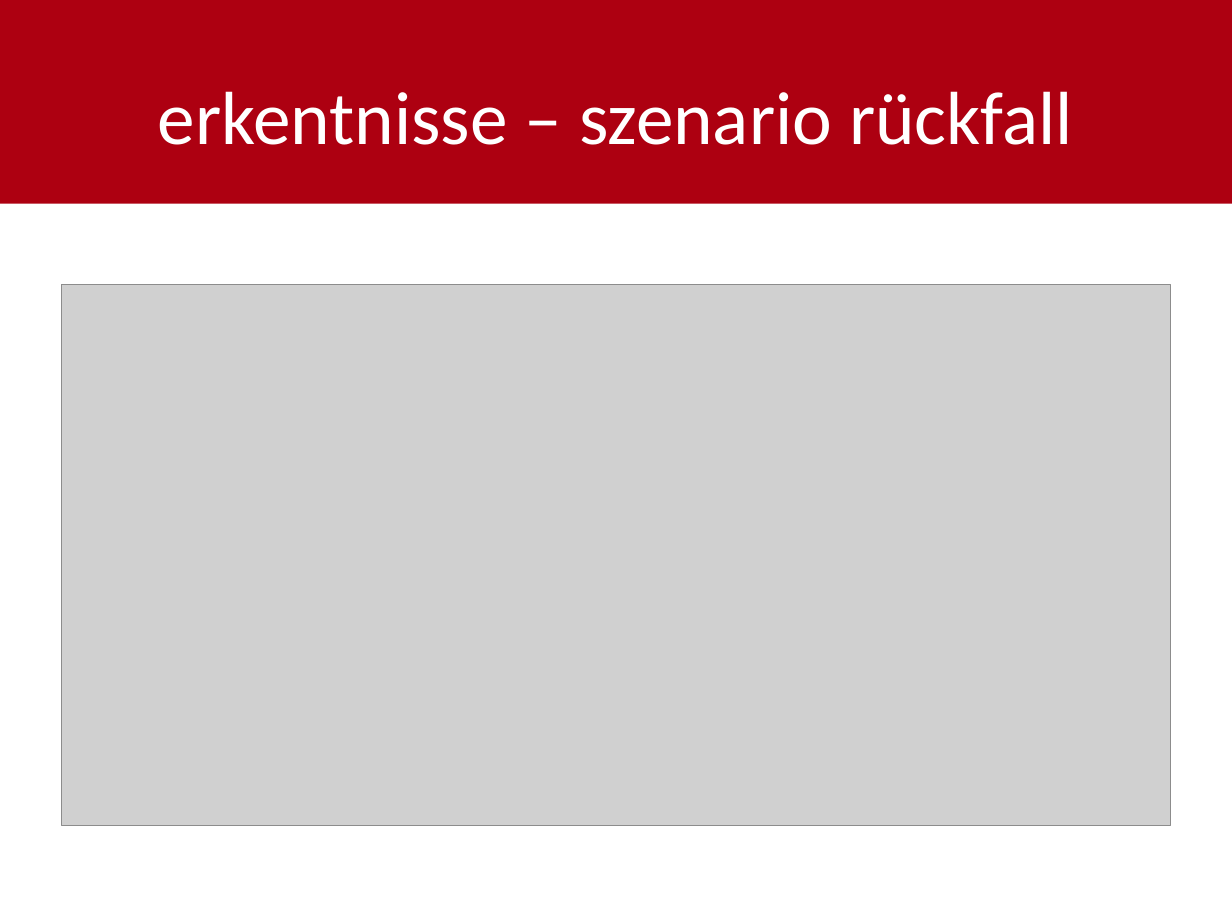
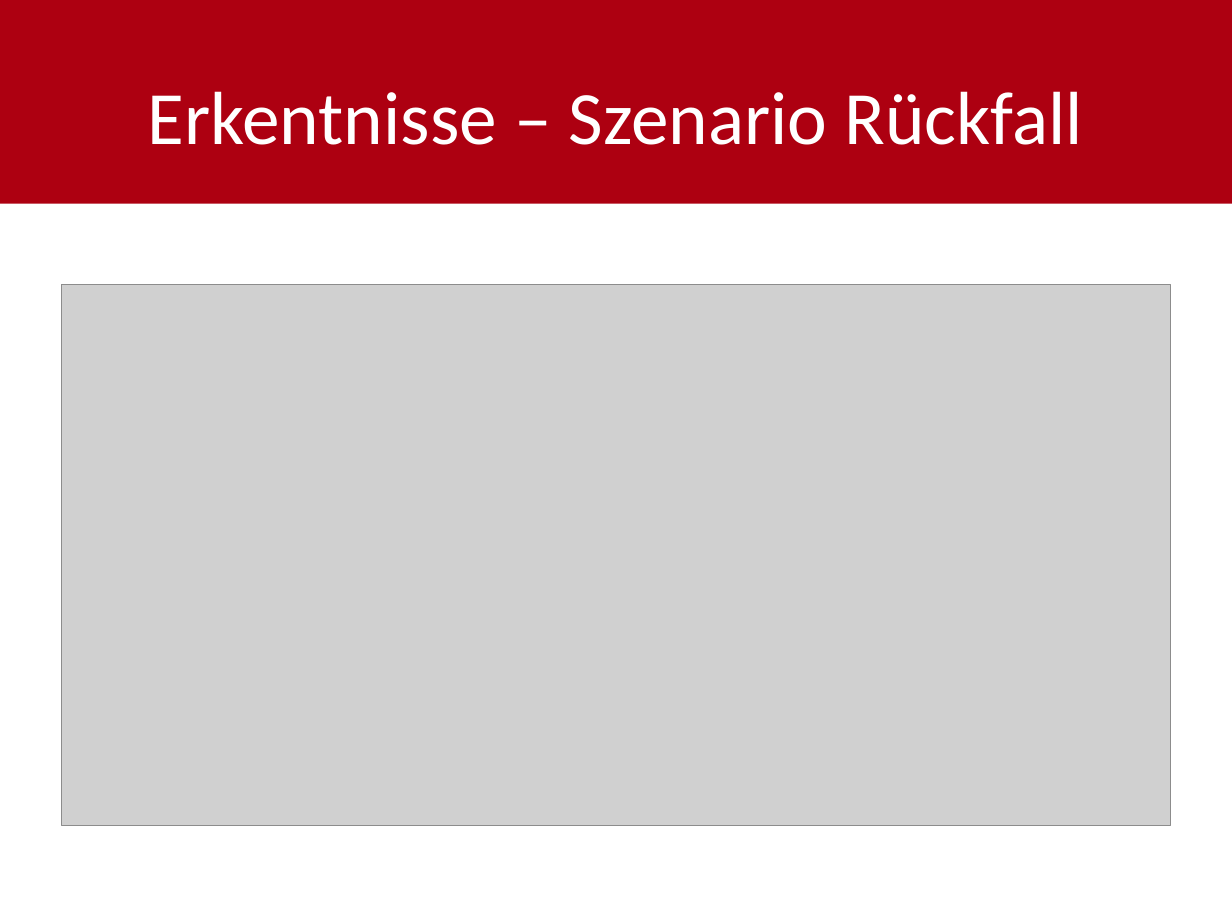
Before and after one commit to shylux/ch.bfh.bti7081.s2015.rot, a slide deck: slide 7 of doc/task03/Design_Thinking_final.pptx. Drawn at 1232x924 pixels with LibreOffice and Linux fonts; fonts in the diff are those of the drawing; grey boxes stand for pictures. Boxes give left, top, right and bottom in pixels: in the first picture for what was removed or moved away, otherwise in the second. Text is boxed around its words. In the diff, an @@ line names an element or a change of style, - is before the commit and + after.

```diff
--- a/doc/task03/Design_Thinking_final.pptx
+++ b/doc/task03/Design_Thinking_final.pptx
@@ title at box(148, 91, 1082, 145): text changed @@
-erkentnisse – szenario rückfall
+Erkentnisse – Szenario Rückfall
```
Also in this commit, not shown: 9 other slides changed.
